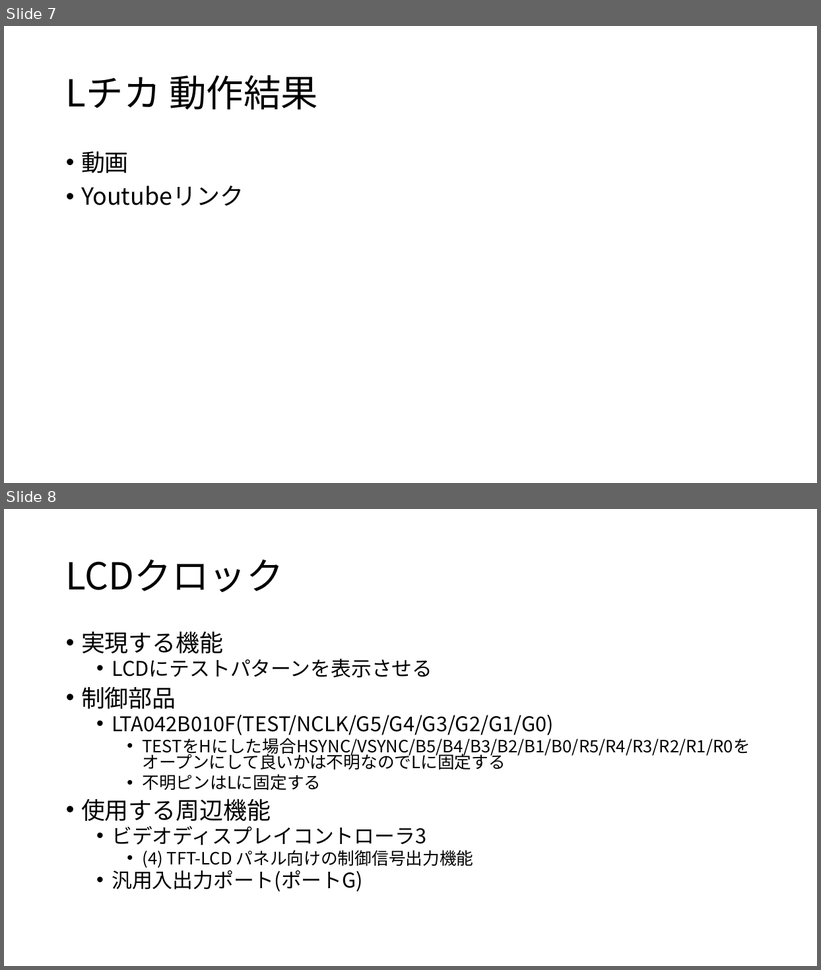
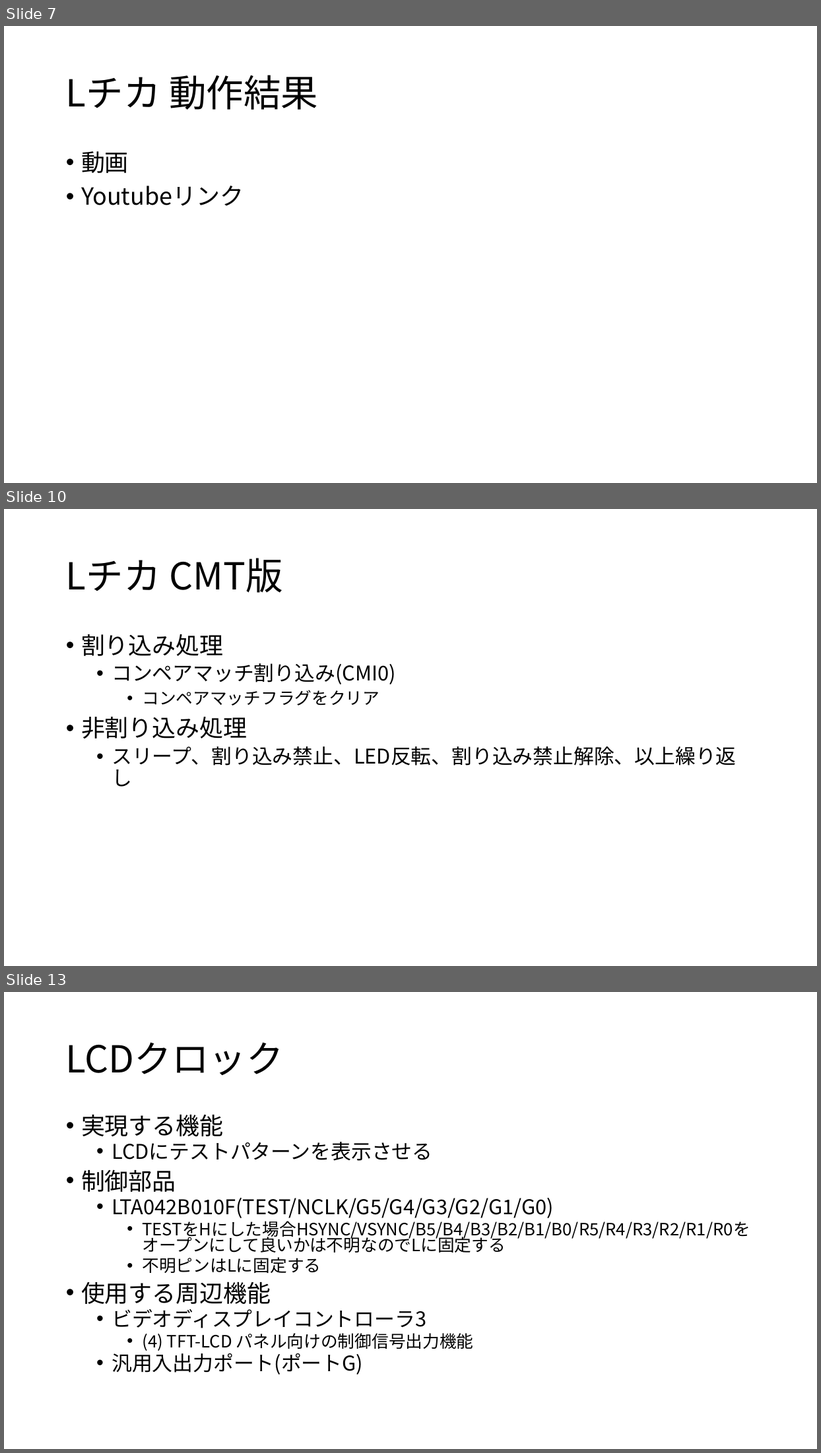
Before and after one commit to moku828/sh7262_an, a slide deck: SH7262アプリケーションノート.pptx. Shown one above the other, each under a label of ours: slides 7 and 8 before the commit, slides 7, 10 and 13 after it; the slides between them are not shown. The pictures are 821x970 and 821x1453 pixels, drawn with LibreOffice and Linux fonts; fonts in the diff are those of the drawing. Boxes give left, top, right and bottom in pixels: in the first picture for what was removed or moved away, otherwise in the second. Text is boxed around its words. In the diff, an @@ line names an element or a change of style, - is before the commit and + after.

```diff
--- a/SH7262アプリケーションノート.pptx
+++ b/SH7262アプリケーションノート.pptx
@@ slide 10 added at (4,509,817,966), background #FFFFFF @@
@@ title added at (66,558,283,593), 44 pt, text #000000 @@
+Lチカ CMT版
@@ text added at (81,634,736,787), 24 pt, text #000000 @@
+• 割り込み処理
+  • コンペアマッチ割り込み(CMI0)
+    • コンペアマッチフラグをクリア
+• 非割り込み処理
+  • スリープ、割り込み禁止、LED反転、割り込み禁止解除、以上繰り返し
@@ what was slide 8 is now slide 13 @@
```
Also in this commit, not shown: 6 slides changed, 5 other slides added, 4 other files.
